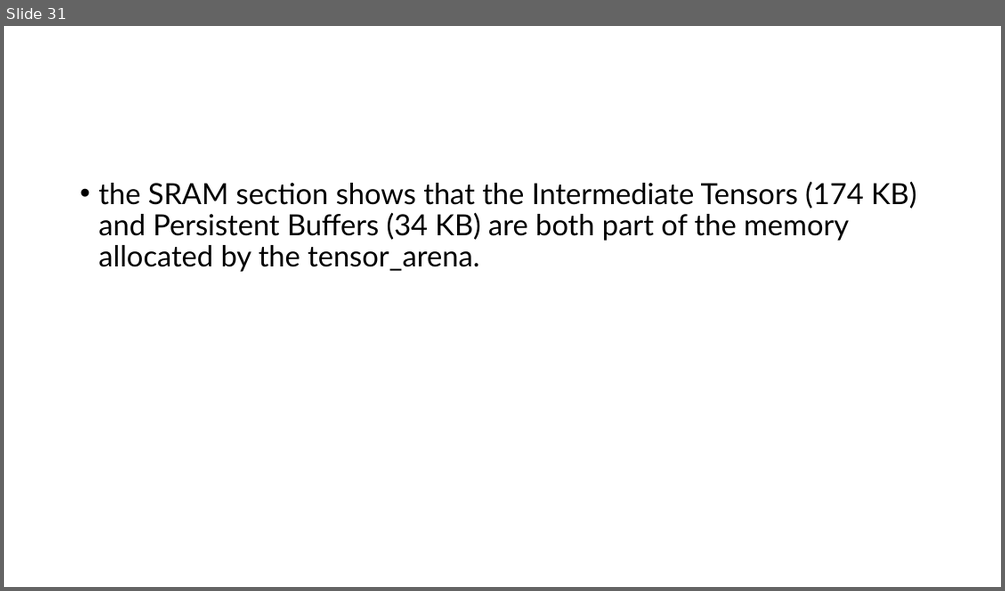
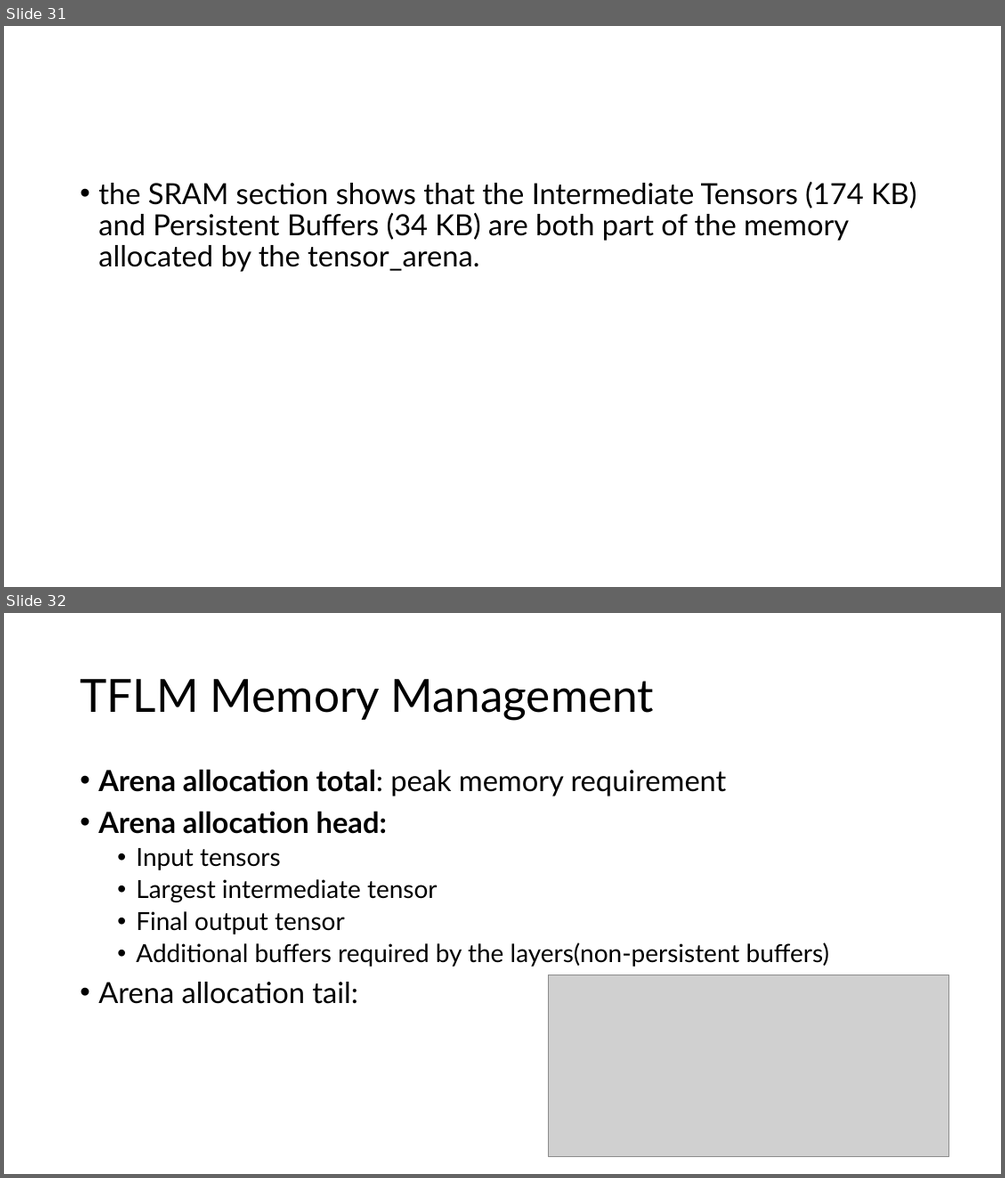
Before and after one commit to GXG-CS/on_device_learning, a slide deck: micro-network-project.pptx. Shown one above the other, each under a label of ours: slide 31 before the commit, slides 31 and 32 after it. The pictures are 1005x591 and 1005x1178 pixels, drawn with LibreOffice and Linux fonts; fonts in the diff are those of the drawing; grey boxes stand for pictures. Boxes give left, top, right and bottom in pixels: in the first picture for what was removed or moved away, otherwise in the second. Text is boxed around its words. In the diff, an @@ line names an element or a change of style, - is before the commit and + after.

Commit message:
tensor allocator

```diff
--- a/micro-network-project.pptx
+++ b/micro-network-project.pptx
@@ slide 32 added at <box>4,613,1001,1174</box>, background #FFFFFF @@
@@ title added at <box>80,679,654,720</box>, 44 pt, text #000000 @@
+TFLM Memory Management
@@ text added at <box>98,769,829,1004</box>, 24 pt, text #000000 @@
+• Arena allocation total: peak memory requirement
+• Arena allocation head:
+  • Input tensors
+  • Largest intermediate tensor
+  • Final output tensor
+  • Additional buffers required by the layers(non-persistent buffers)
+• Arena allocation tail:
@@ picture added at <box>549,975,948,1157</box> @@
```
Also in this commit, not shown: 4 other files.
